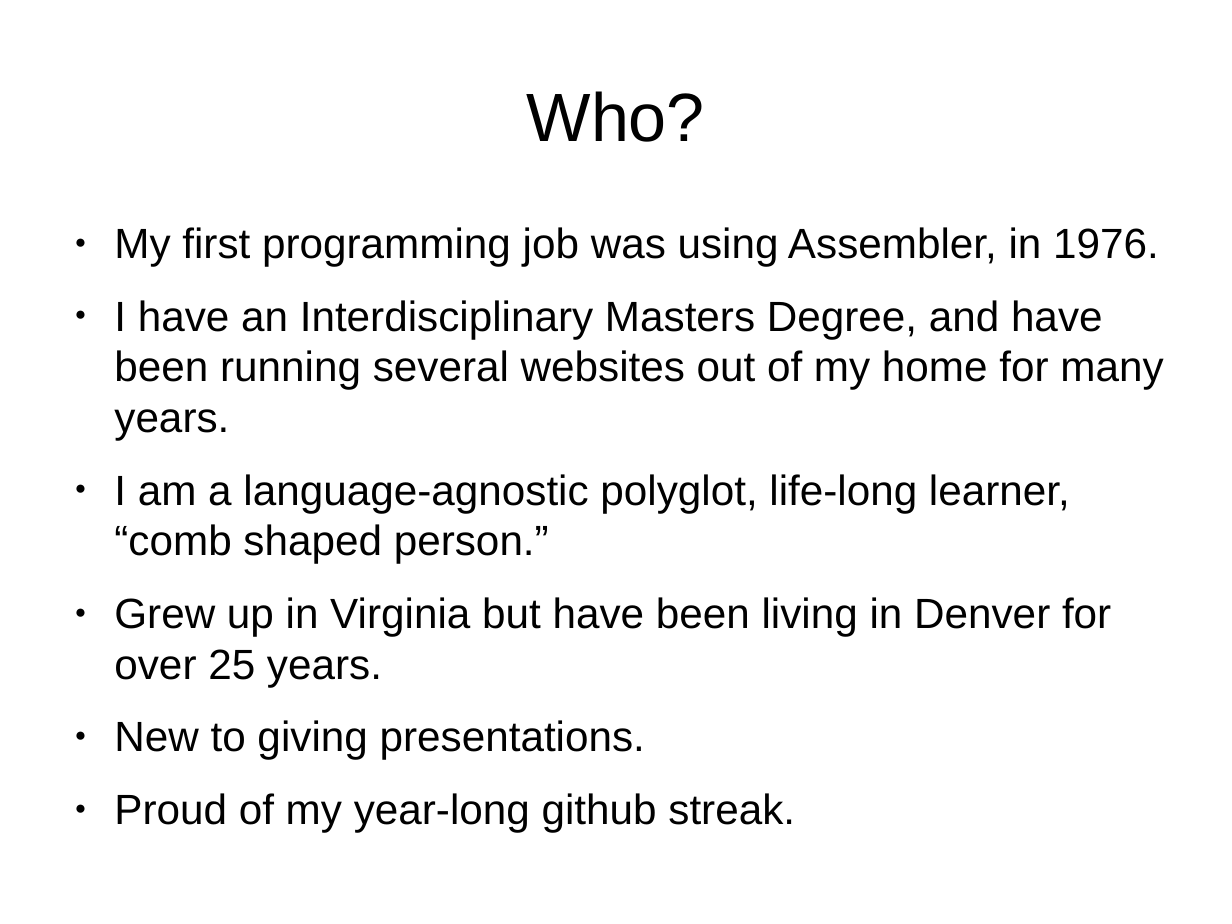
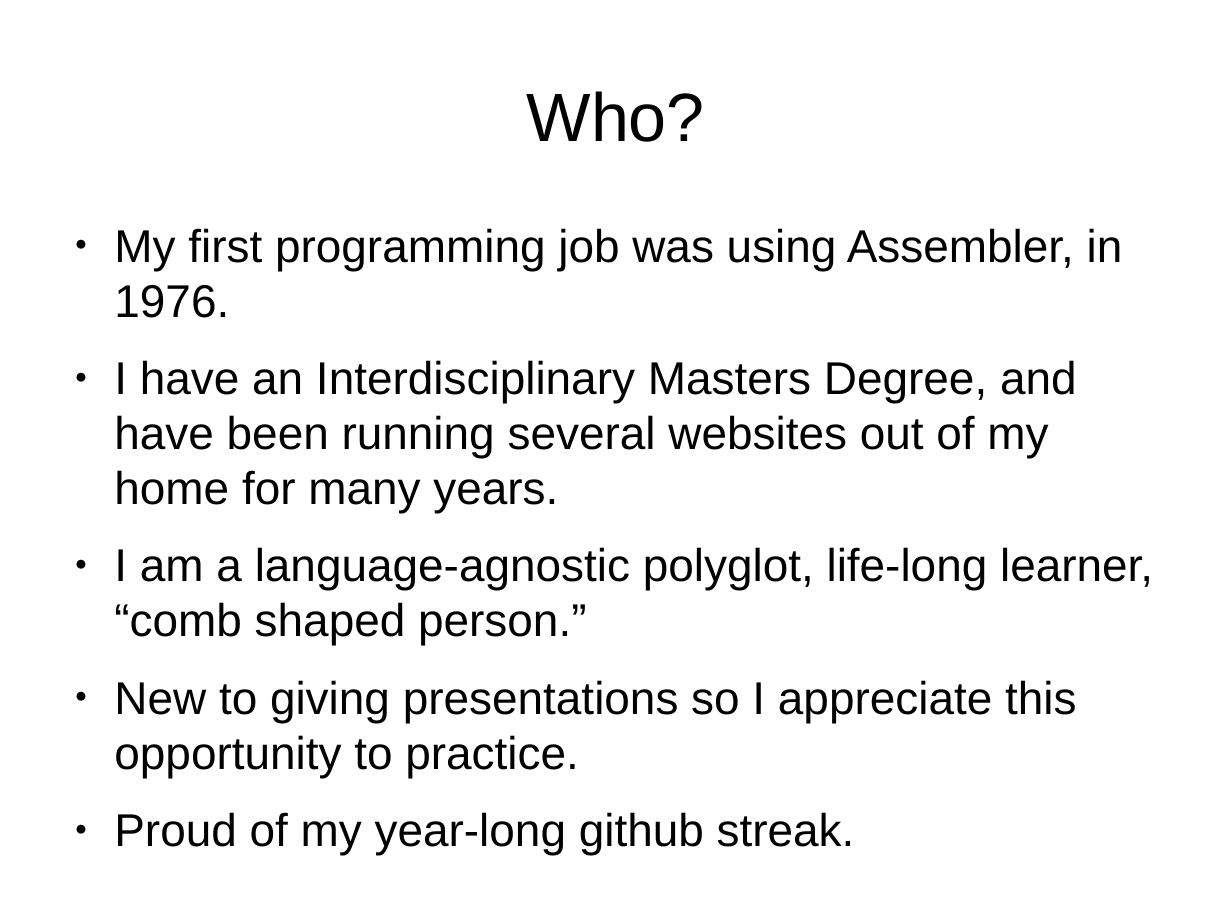
Before and after one commit to tomwhartung/jmws_accoutrements, a slide deck: slide 2 of presentations/2016_07-Drupal/9-slides.odp. Drawn at 1232x924 pixels with LibreOffice and Linux fonts; fonts in the diff are those of the drawing. Boxes give left, top, right and bottom in pixels: in the first picture for what was removed or moved away, otherwise in the second. Text is boxed around its words. In the diff, an @@ line names an element or a change of style, - is before the commit and + after.

Commit message:
Added Where (I got the idea from), and refined Why several times.

```diff
--- a/presentations/2016_07-Drupal/9-slides.odp
+++ b/presentations/2016_07-Drupal/9-slides.odp
@@ text at box(114, 228, 1153, 855): size 27.2 to 29.6 pt in "My first programming job was using Assembler, ...", "I have an Interdisciplinary Masters Degree, and ...", "I am a language-agnostic polyglot, life-long learner, ...", "Proud of my year-long github streak." @@
@@ text at box(114, 680, 1076, 778): text changed; size 27.2 to 29.6 pt @@
-● Grew up in Virginia but have been living in Denver for over 25 years.
-● New to giving presentations.
+● New to giving presentations so I appreciate this opportunity to practice.
```
Also in this commit, not shown: 4 other slides changed, 4 slides added, 1 slide removed.
